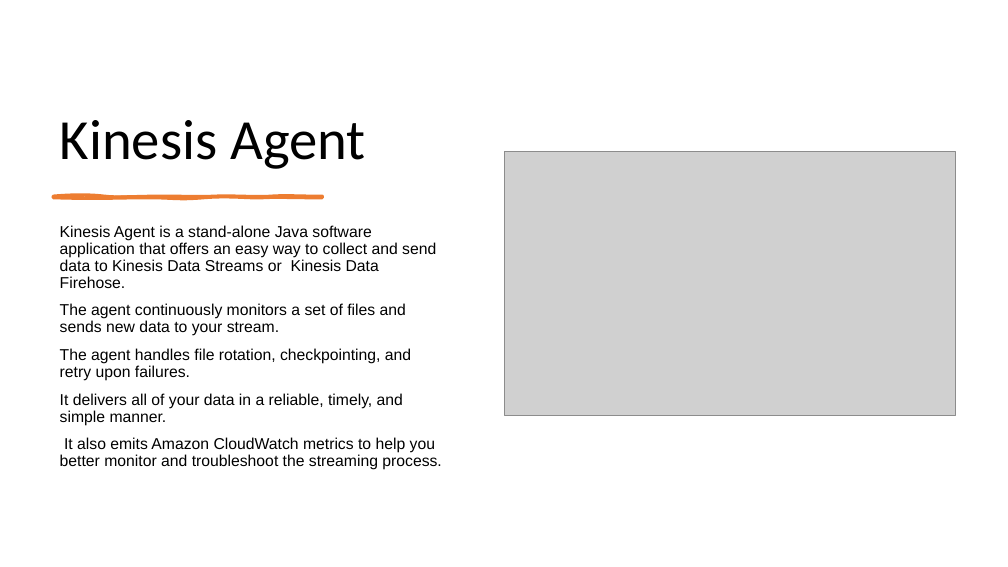
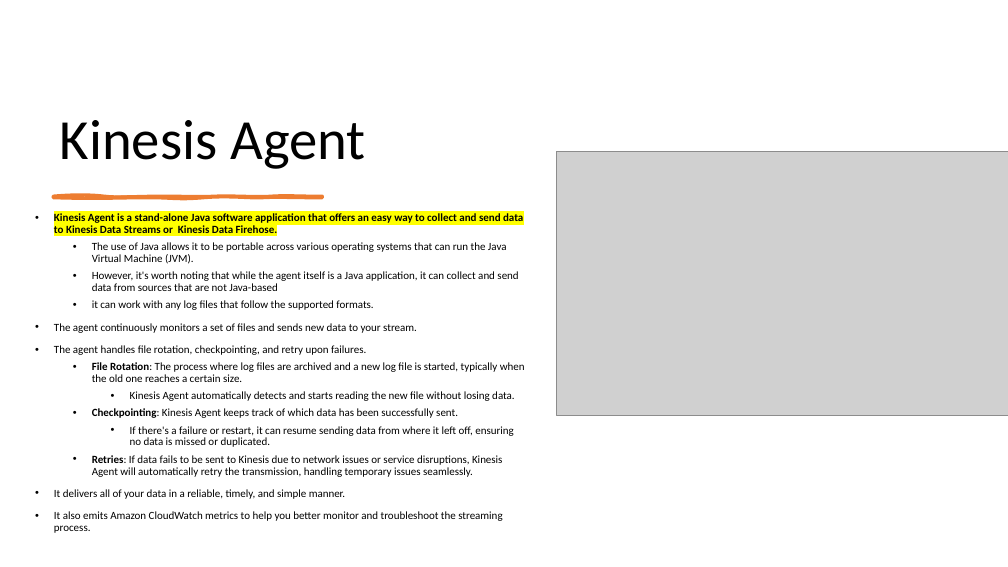
Before and after one commit to IlyaChakun/aws-iba-courses, a slide deck: slide 19 of lecture-materials/Analytics/Kinesis/Kinesis.pptx (slide 8 before the commit). Drawn at 1008x567 pixels with LibreOffice and Linux fonts; fonts in the diff are those of the drawing; grey boxes stand for pictures. Boxes give left, top, right and bottom in pixels: in the first picture for what was removed or moved away, otherwise in the second. Text is boxed around its words. In the diff, an @@ line names an element or a change of style, - is before the commit and + after.

```diff
--- a/lecture-materials/Analytics/Kinesis/Kinesis.pptx
+++ b/lecture-materials/Analytics/Kinesis/Kinesis.pptx
@@ picture: place and size @@
-picture at (504, 152, 956, 416)
+picture at (557, 152, 1008, 416)
@@ text "Kinesis Agent is a stand-alone ...": place and size @@
-text "Kinesis Agent is a stand-alone ..." at (60, 225, 441, 470)
+text "Kinesis Agent is a stand-alone ..." at (54, 213, 525, 533)
@@ text at (54, 213, 523, 533): size 15 to 10.5 pt, font Arial to Calibri in "Kinesis Agent is a stand-alone Java software ...", "The agent continuously monitors a set of ...", "The agent handles file rotation, checkpointing, and ...", "It delivers all of your data in ..." and 1 more places; highlight none to #FFFF00, bold on in "Kinesis Agent is a stand-alone Java software ..."; bullet none to • @@
@@ text at (92, 242, 518, 310): paragraphs added @@
+  • The use of Java allows it to be portable across various operating systems that can run the Java Virtual Machine (JVM).
+  • However, it's worth noting that while the agent itself is a Java application, it can collect and send data from sources that are not Java-based
+  • it can work with any log files that follow the supported formats.
@@ text at (92, 362, 525, 477): paragraphs added @@
+  • File Rotation: The process where log files are archived and a new log file is started, typically when the old one reaches a certain size.
+    • Kinesis Agent automatically detects and starts reading the new file without losing data.
+  • Checkpointing: Kinesis Agent keeps track of which data has been successfully sent.
+    • If there's a failure or restart, it can resume sending data from where it left off, ensuring no data is missed or duplicated.
+  • Retries: If data fails to be sent to Kinesis due to network issues or service disruptions, Kinesis Agent will automatically retry the transmission, handling temporary issues seamlessly.
```
Also in this commit, not shown: 7 other slides changed, 14 slides added, 24 other files.
